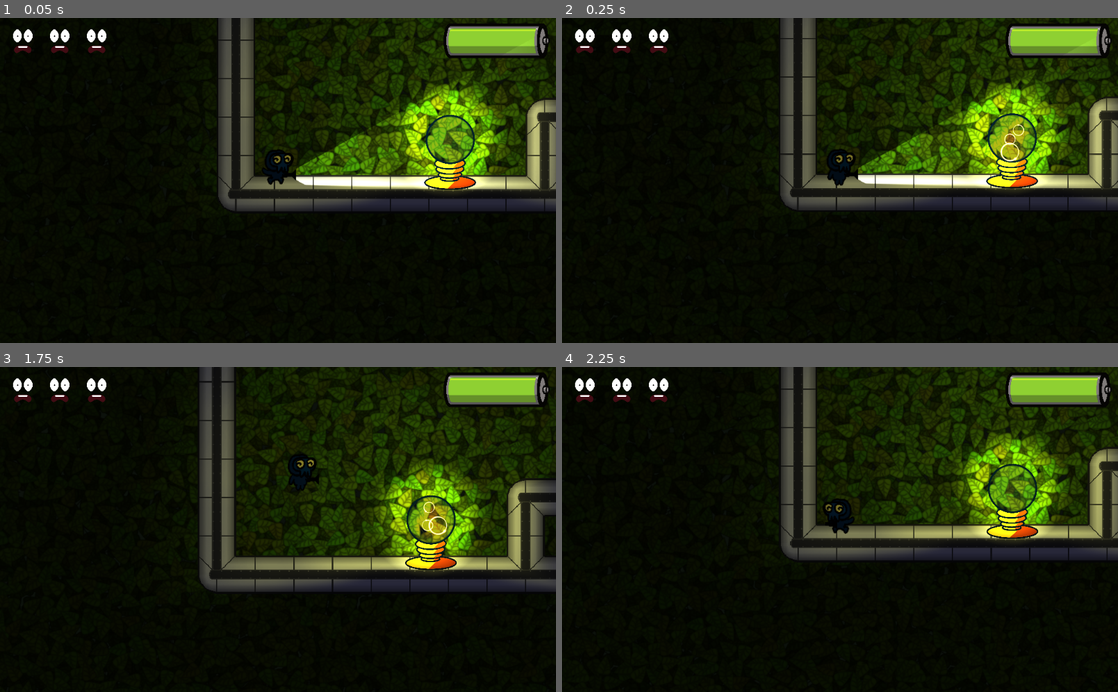
Above: before the commit, frames 1-4 (two rows, left to right).
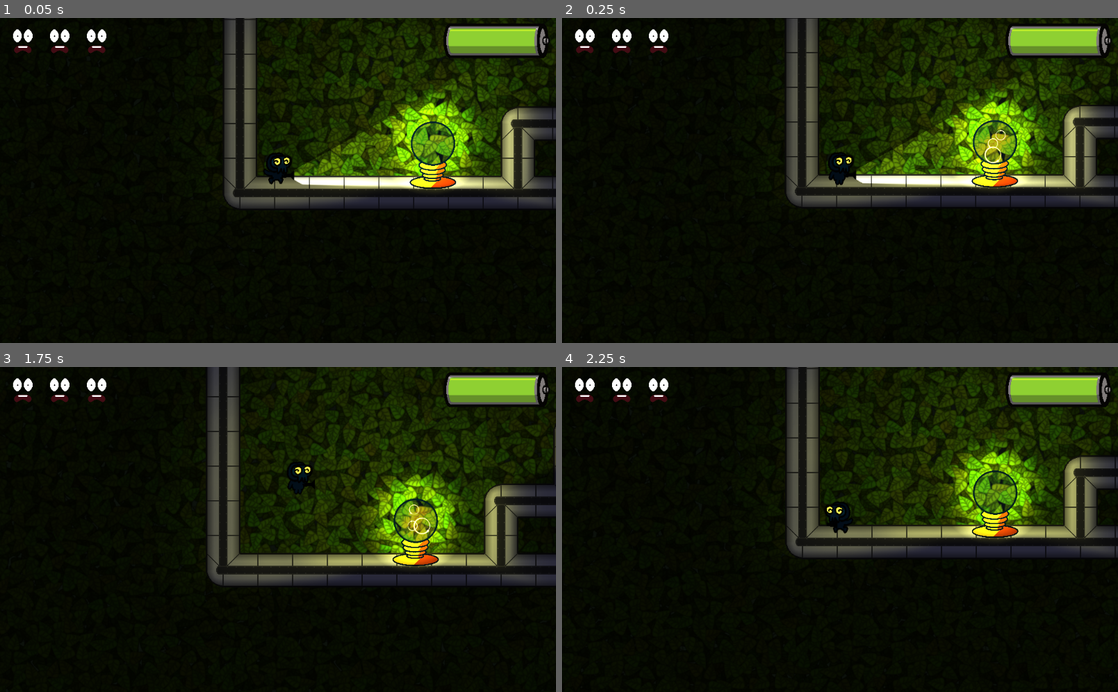
Above: after the commit, the same moments.

Repository: TeamKebab/GodotWildJam38
Game: Godot game, scene res://levels/game_levels/level_01.tscn
The game is run twice, just before and just after one commit, with the same random seed, the same clock (stepped at 60 frames per second) and the same inputs. Sound files missing from this copy of the repository are replaced by a short silence.
Inputs (mouse positions are in pixels of both pictures, inside the frame that each line leads up to):
- Up to frame 1 (0.05 s): no input
- Up to frame 2 (0.25 s): no input
- Up to frame 3 (1.75 s): tap Enter at 0.5 s; move the mouse to (400, 513) at 0.52 s; hold Right (ui_right) from 0.53 s (still down); tap R at 0.6, 1.35 s; click (400, 513) at 0.67 s; tap Up (ui_up) at 0.77, 1.52 s; move the mouse to (166, 545) at 1.27 s
- Up to frame 4 (2.25 s): move the mouse to (895, 458) at 2.02 s; release Right (ui_right) at 2.03 s; hold Left (ui_left) from 2.03 s (still down); tap R at 2.1 s

The runs differ from the first frame. In frame 1, 14% of the frame differs, in the area x 38-100%, y 0-60%; in frame 2, 14%; in frame 3, 18%, in the area x 35-100%, y 0-70%; in frame 4, 13%.

Commit message:
player eye lights

Diff:
--- a/src/player/animations/face_left.tres
+++ b/src/player/animations/face_left.tres
@@ -26,3 +26,27 @@
 "update": 0,
 "values": [ Vector2( -15.75, -12.5 ) ]
 }
+tracks/2/type = "value"
+tracks/2/path = NodePath("LeftEye:position")
+tracks/2/interp = 1
+tracks/2/loop_wrap = true
+tracks/2/imported = false
+tracks/2/enabled = true
+tracks/2/keys = {
+"times": PoolRealArray( 0 ),
+"transitions": PoolRealArray( 1 ),
+"update": 0,
+"values": [ Vector2( 2.214, -36.312 ) ]
+}
+tracks/3/type = "value"
+tracks/3/path = NodePath("RightEye:position")
+tracks/3/interp = 1
+tracks/3/loop_wrap = true
+tracks/3/imported = false
+tracks/3/enabled = true
+tracks/3/keys = {
+"times": PoolRealArray( 0 ),
+"transitions": PoolRealArray( 1 ),
+"update": 0,
+"values": [ Vector2( -16.469, -37.701 ) ]
+}
--- a/src/player/animations/face_right.tres
+++ b/src/player/animations/face_right.tres
@@ -26,3 +26,27 @@
 "update": 0,
 "values": [ Vector2( 15.75, -12.5 ) ]
 }
+tracks/2/type = "value"
+tracks/2/path = NodePath("LeftEye:position")
+tracks/2/interp = 1
+tracks/2/loop_wrap = true
+tracks/2/imported = false
+tracks/2/enabled = true
+tracks/2/keys = {
+"times": PoolRealArray( 0 ),
+"transitions": PoolRealArray( 1 ),
+"update": 0,
+"values": [ Vector2( -1.78583, -36.3118 ) ]
+}
+tracks/3/type = "value"
+tracks/3/path = NodePath("RightEye:position")
+tracks/3/interp = 1
+tracks/3/loop_wrap = true
+tracks/3/imported = false
+tracks/3/enabled = true
+tracks/3/keys = {
+"times": PoolRealArray( 0 ),
+"transitions": PoolRealArray( 1 ),
+"update": 0,
+"values": [ Vector2( 16.4693, -37.7008 ) ]
+}
--- a/src/player/light/light.tscn
+++ b/src/player/light/light.tscn
@@ -29,6 +29,7 @@
 shadow_filter_smooth = 1.0
 
 [node name="DetectionArea" parent="." instance=ExtResource( 5 )]
+visible = false
 half_angle = 0.5
 detection_mask = 36
 collision_mask = 69
--- a/src/player/player.tscn
+++ b/src/player/player.tscn
@@ -14,6 +14,7 @@
 [ext_resource path="res://player/animations/walk.tres" type="Animation" id=12]
 [ext_resource path="res://player/animations/idle.tres" type="Animation" id=13]
 [ext_resource path="res://player/animations/player.tres" type="AnimationNodeBlendTree" id=14]
+[ext_resource path="res://objects/lamp/light.png" type="Texture" id=15]
 
 [sub_resource type="CapsuleShape2D" id=1]
 radius = 14.1083
@@ -33,6 +34,7 @@
 [node name="Sprite" type="Sprite" parent="."]
 position = Vector2( 0, -25 )
 texture = ExtResource( 1 )
+flip_h = true
 hframes = 7
 
 [node name="CollisionShape2D" type="CollisionShape2D" parent="."]
@@ -41,11 +43,10 @@
 shape = SubResource( 1 )
 
 [node name="Light" parent="." instance=ExtResource( 3 )]
-position = Vector2( 15.75, -12.5 )
+position = Vector2( -15.75, -12.5 )
 
 [node name="Camera2D" type="Camera2D" parent="."]
 current = true
-zoom = Vector2( 0.9, 0.9 )
 smoothing_enabled = true
 
 [node name="Motion" parent="." instance=ExtResource( 7 )]
@@ -76,7 +77,24 @@
 [node name="AnimationTree" type="AnimationTree" parent="."]
 tree_root = ExtResource( 14 )
 anim_player = NodePath("../AnimationPlayer")
-active = true
 parameters/action/playback = SubResource( 3 )
 parameters/action_facing/add_amount = 0.5
 parameters/facing_direction/playback = SubResource( 4 )
+
+[node name="LeftEye" type="Light2D" parent="."]
+position = Vector2( 2.214, -36.312 )
+scale = Vector2( 0.02, 0.02 )
+texture = ExtResource( 15 )
+color = Color( 0.937255, 0.929412, 0.352941, 1 )
+energy = 1.5
+range_layer_min = -200
+range_layer_max = 200
+
+[node name="RightEye" type="Light2D" parent="."]
+position = Vector2( -16.469, -37.701 )
+scale = Vector2( 0.02, 0.02 )
+texture = ExtResource( 15 )
+color = Color( 0.937255, 0.929412, 0.352941, 1 )
+energy = 1.5
+range_layer_min = -200
+range_layer_max = 200
Not shown: 1 places in src/player/player.tscn that only renumber resources
